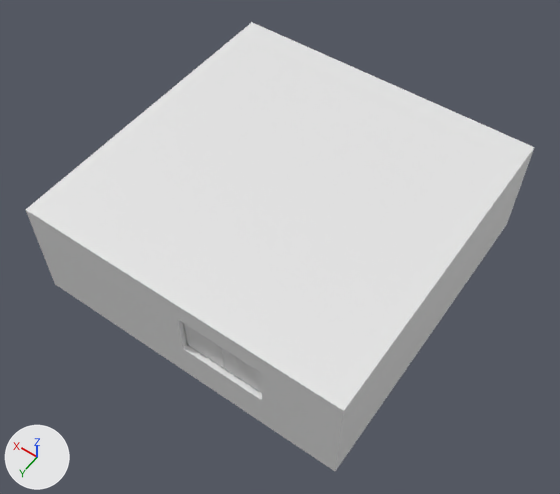
What one commit did to the Blender file Office.blend.
One viewpoint serves both versions: a 50 mm camera at (-8.31, 12.04, 18.92) aimed at (-0.2, 0.68, 1.08). Lighting does not change. The marker at lower left points along +X, +Y and +Z.

The scene before the commit, as lines of its bpy script (objects in view):
```python
ob_arm_cushion = bpy.data.objects.new('Arm cushion', me_cube_011)
ob_arm_cushion.location = (-1.44, 2.09, 1.04)
ob_arm_cushion.scale = (0.24, 0.24, 0.376)
ob_arm_rest = bpy.data.objects.new('Arm rest', cu_beziercurve)
ob_arm_rest.location = (-1.44, 2.08, 0.85)
ob_arm_rest.rotation_euler = (0.0, -1.571, 0.0)  # degrees (0, -90, 0)
ob_arm_rest.scale = (0.459, 0.459, 0.943)
ob_armchair_001 = bpy.data.objects.new('Armchair.001', me_cube_010)
ob_armchair_001.location = (-0.41, -2.34, 0.78)
ob_armchair_001.scale = (0.435, 0.581, 0.426)
ob_ceiling = bpy.data.objects.new('Ceiling', me_cube_012)
ob_ceiling.location = (0.0, 0.0, 0.0)
ob_desk_chair = bpy.data.objects.new('Desk chair', me_cube_006)
ob_desk_chair.location = (-1.92, 2.12, 0.57)
ob_desk_chair.scale = (0.24, 0.24, 0.376)
ob_sofa = bpy.data.objects.new('Sofa', me_cube_008)
ob_sofa.location = (-2.11, -4.23, 0.4)
ob_sofa_lining = bpy.data.objects.new('Sofa lining', me_cube_024)
ob_sofa_lining.location = (-2.11, -4.23, 0.4)
ob_table = bpy.data.objects.new('Table', me_cube_007)
ob_table.location = (-2.37, -2.47, 0.52)
ob_table.scale = (0.886, 0.886, 0.157)
ob_table_001 = bpy.data.objects.new('Table.001', me_cube_009)
ob_table_001.location = (0.43, -4.16, 0.55)
# also in view: 'Window.001' at (-1.44, 4.83, 1.92); 'Walls' at (0.0, 0.0, 1.5)
```
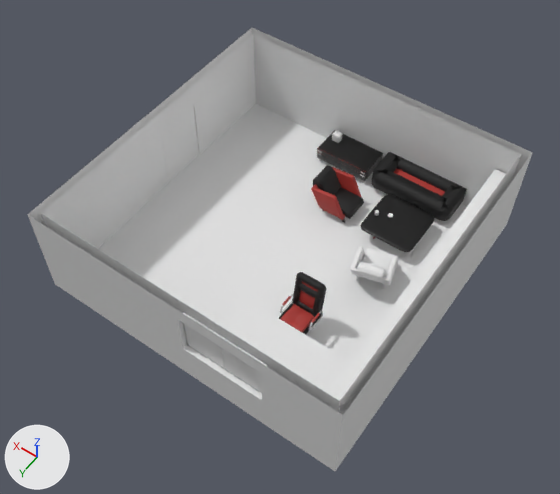
Pixel boxes [x1, y1, x2, y2] of what changed, in the pictures (560 x 494 px):
'Ceiling', hidden
    before: [26, 22, 535, 415]
'Sofa lining', recoloured
    both: [372, 152, 467, 221]
'Butt', recoloured
    both: [280, 304, 314, 333]
'Back cushion lining.001', recoloured
    both: [295, 272, 326, 299]
'Back cushion lining', recoloured
    both: [292, 285, 323, 316]
'Back cushion', recoloured
    both: [299, 290, 315, 309]
'Arm rest', recoloured
    both: [280, 294, 323, 331]
'Back cushion.001', recoloured
    both: [302, 281, 318, 292]
part 1 of me_cube_007, recoloured (black)
    after: [361, 194, 434, 252]
part 2 of me_cube_009, recoloured (black)
    after: [317, 139, 375, 181]
part 3 of me_cube_009, recoloured
    after: [350, 142, 383, 168]
part 4 of me_cube_009, recoloured
    after: [327, 130, 358, 150]
part 5 of me_cube_008, recoloured
    after: [394, 169, 445, 196]
part 6 of me_cube_010, added
    after: [321, 165, 364, 210]
part 7 of me_cube_010, recoloured (red)
    after: [311, 184, 346, 220]
part 8 of me_cube_010, recoloured (black)
    after: [313, 172, 357, 219]
part 9 of me_cube_006, recoloured
    after: [279, 302, 320, 335]
part 10 of me_cube_011, recoloured
    after: [282, 296, 320, 323]
'Walls', unchanged, uncovered by the edit
    before: [28, 154, 532, 471]
    after: [27, 28, 533, 471]
'Desk', unchanged, uncovered by the edit
    after: [220, 298, 350, 393]
'Shelf', unchanged, uncovered by the edit
    after: [328, 169, 506, 401]
'Door.002', unchanged, uncovered by the edit
    after: [126, 134, 168, 211]

Diff of the bpy script that builds the scene:
```diff
--- a/Office.blend.py
+++ b/Office.blend.py
@@ me_cube_007 @@
 me_cube_007.from_pydata(...)  # 229 vertices, 181 faces; spans x -1.0..1.0, y -1.0..1.0, z -2.64..1.0
 # used by ob_table; location = (-2.37, -2.47, 0.52); scale = (0.886, 0.886, 0.157)
+# me_cube_007 part 1: all 113 faces centred in x -1.0..1.0, y -1.0..1.0, z 0.34..1.0 switch from no material to mat_shinydark (black #070707)
+me_cube_007.materials.append(mat_matred)  # red #a8322c
@@ me_cube_009 @@
 me_cube_009.from_pydata(...)  # 358 vertices, 308 faces; spans x -0.94..0.94, y -0.54..0.55, z -0.44..0.16
+# me_cube_009 part 2: 119 of the faces centred in x -0.94..0.94, y 0.24..0.54, z -0.44..0.16 switch from no material to mat_shinydark (black #070707)
+# me_cube_009 part 3: 20 of the faces centred in x -0.94..-0.47, y -0.54..-0.27, z -0.44..0.16 switch from no material to mat_shinydark (black #070707)
+# me_cube_009 part 4: 20 of the faces centred in x 0.47..0.94, y -0.54..-0.27, z -0.44..0.16 switch from no material to mat_shinydark (black #070707)
+me_cube_009.materials.append(mat_metallic)  # white #e6e6e6
+me_cube_009.materials.append(mat_reddesk)  # red #a8322c
@@ me_cube_008 @@
 me_cube_008.from_pydata(...)  # 4127 vertices, 4119 faces; spans x -1.19..1.19, y -0.5..0.5, z -0.2..0.24
+# me_cube_008 part 5: 4070 of the faces centred in x -1.19..1.19, y -0.5..0.5, z -0.2..0.24 switch from no material to mat_matred (red #a8322c)
+me_cube_008.materials.append(mat_darkmat)  # black #090909
@@ me_cube_010 @@
 # used by ob_armchair_001; location = (-0.41, -2.34, 0.78); scale = (0.435, 0.581, 0.426)
-me_cube_010.from_pydata(...)  # 1850 vertices, 1776 faces; spans x -1.4..1.99, y 0.0..1.0, z -1.6..1.23
+me_cube_010.from_pydata(...)  # 3531 vertices, 3552 faces; spans x -1.4..1.99, y -1.0..1.0, z -1.6..1.23
+# me_cube_010 part 6: 1681 vertices added at x -1.4..1.99, y -1.0..-0.04, z -1.6..1.23
+# me_cube_010 part 7: 166 faces spanning x -1.01..1.8, y 0.0..1.0, z -1.6..0.87 switch from no material to mat_matred (red #a8322c)
+# me_cube_010 part 8: 1594 faces spanning x -1.4..1.99, y 0.0..0.73, z -1.0..1.23 switch from no material to mat_darkmat (black #090909)
+me_cube_010.materials.append(mat_shinydark)  # black #070707
@@ me_cube_024 @@
 me_cube_024.from_pydata(...)  # 120 vertices, 0 faces, 120 loose edges; spans x -1.17..1.17, y -0.46..0.46, z 0.2
+me_cube_024.materials.append(mat_darkmat)  # black #090909
@@ me_cube_006 @@
 me_cube_006.from_pydata(...)  # 1808 vertices, 1713 faces; spans x -1.91..1.91, y -2.65..2.15, z -1.25..3.3
 # used by ob_desk_chair; location = (-1.92, 2.12, 0.57); scale = (0.24, 0.24, 0.376)
+# me_cube_006 part 9: all 885 faces centred in x -1.91..1.91, y -1.82..2.15, z 0.16..0.67 switch from no material to mat_darkmat (black #090909)
+me_cube_006.materials.append(mat_material)  # white #e7e7e7
@@ me_cube_011 @@
 me_cube_011.from_pydata(...)  # 1682 vertices, 1680 faces; spans x -0.143..0.143, y -0.73..0.727, z -0.075..0.067
 # used by ob_arm_cushion; location = (-1.44, 2.09, 1.04); scale = (0.24, 0.24, 0.376)
+# me_cube_011 part 10: 1536 of the faces centred in x -0.142..0.142, y -0.727..0.727, z -0.075..0.067 switch from no material to mat_matred (red #a8322c)
+me_cube_011.materials.append(mat_darkmat)  # black #090909
@@ me_cube_016 @@
 me_cube_016.from_pydata(...)  # 1426 vertices, 1424 faces; spans x -0.8..0.8, y -0.29..0.28, z -0.73..0.72
+me_cube_016.materials.append(mat_matred)  # red #a8322c
@@ me_cube_018 @@
 me_cube_018.from_pydata(...)  # 866 vertices, 864 faces; spans x -0.81..0.81, y -0.18..0.19, z -0.36..0.36
+me_cube_018.materials.append(mat_matred)  # red #a8322c
@@ me_cube_019 @@
 me_cube_019.from_pydata(...)  # 4114 vertices, 4112 faces; spans x -0.96..0.96, y -0.91..0.71, z -0.76..0.73
+me_cube_019.materials.append(mat_matred)  # red #a8322c
@@ me_cube_021 @@
 me_cube_021.from_pydata(...)  # 88 vertices, 0 faces, 88 loose edges; spans x -0.734..0.734, y -0.159..0.141, z -0.702..0.696
+me_cube_021.materials.append(mat_darkmat)  # black #090909
@@ me_cube_022 @@
 me_cube_022.from_pydata(...)  # 72 vertices, 0 faces, 72 loose edges; spans x -0.79..0.79, y -0.07..0.07, z -0.33..0.33
+me_cube_022.materials.append(mat_darkmat)  # black #090909
@@ cu_beziercurve @@
 _sp = cu_beziercurve.splines.new('BEZIER'); _sp.bezier_points.add(6)
 _sp.use_cyclic_u = True
+cu_beziercurve.materials.append(mat_metallic)  # white #e6e6e6
 cu_beziercurve.use_path = True
@@ cu_beziercurve_002 @@
 _sp = cu_beziercurve_002.splines.new('BEZIER'); _sp.bezier_points.add(8)
 _sp.use_cyclic_u = True
+cu_beziercurve_002.materials.append(mat_darkmat)  # black #090909
 cu_beziercurve_002.use_path = True
@@ ob_ceiling @@
 ob_ceiling.location = (0.0, 0.0, 0.0)
+ob_ceiling.hide_set(True)
@@ ob_armchair_001 @@
 ob_armchair_001.scale = (0.435, 0.581, 0.426)
-_m = ob_armchair_001.modifiers.new('Mirror', 'MIRROR')
-_m.use_axis = (False, True, False)
-_m.use_clip = True
```
